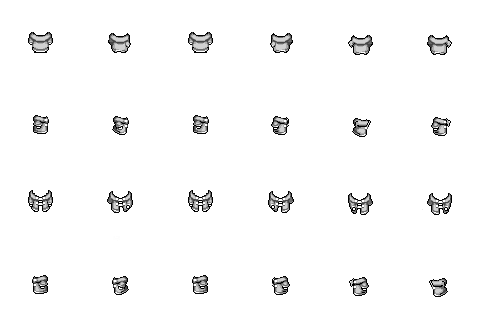
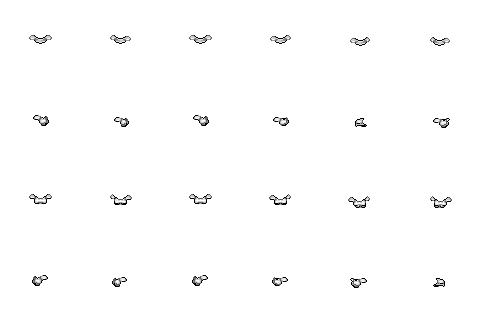
Before/after of a w=480, h=320 layered artwork. What changed in the layer stack:
showed "light-plate" (1st of 2, in "male"), painted on it over [left=29, top=35, right=452, bottom=287]
hid "coat" (2nd of 2, in "female") over [left=28, top=32, right=452, bottom=297]
showed "light-plate" (2nd of 2, in "female"), painted on it over [left=29, top=35, right=452, bottom=288]
